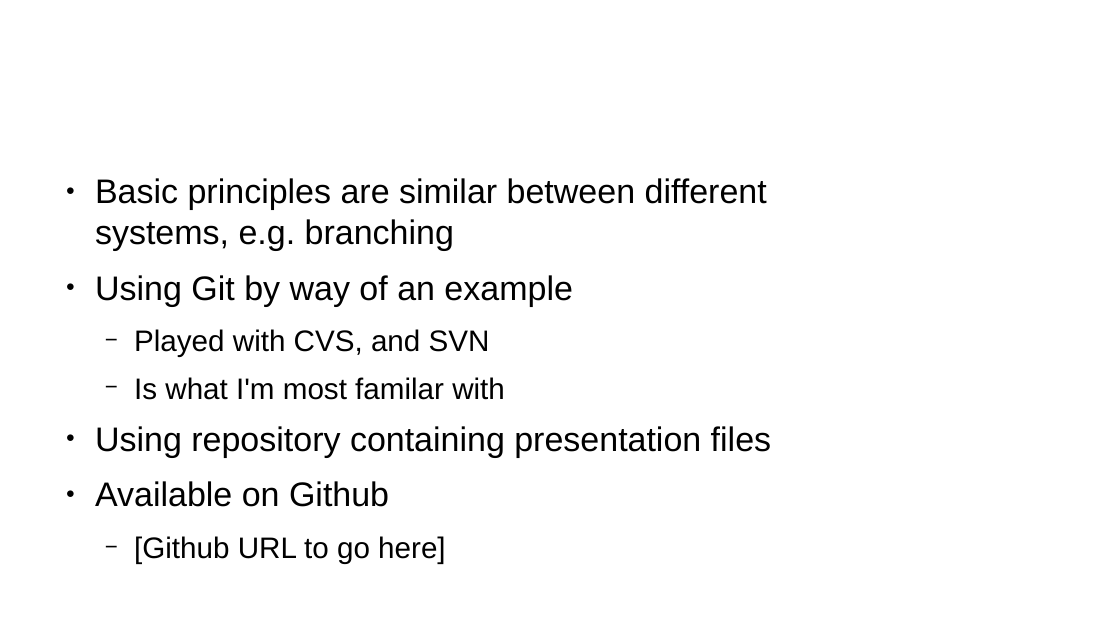
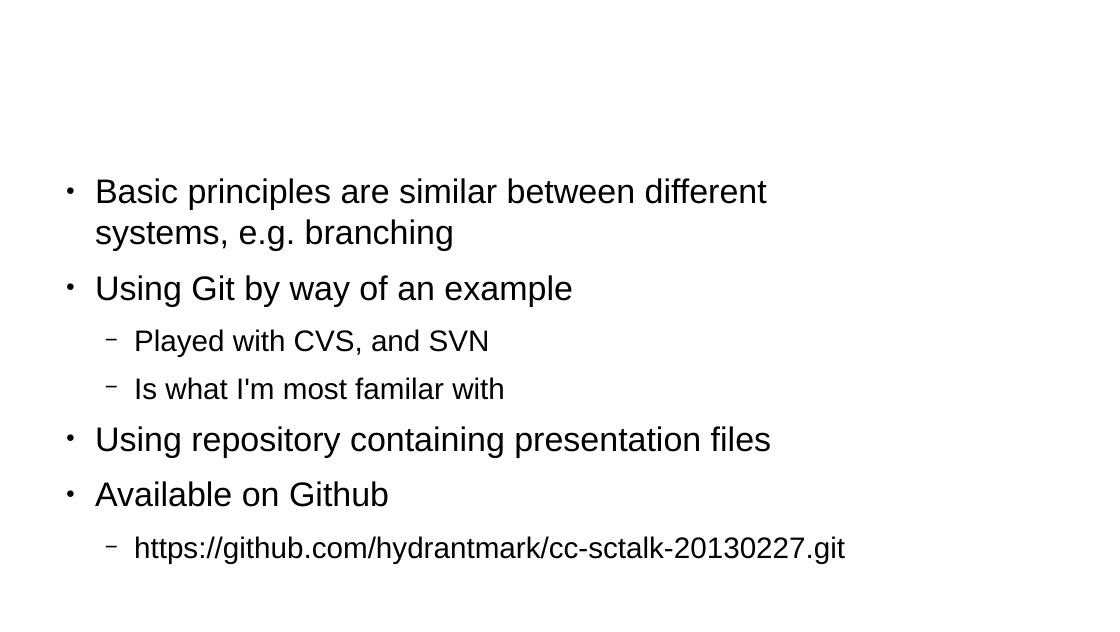
Before and after one commit to hiraethmarkb/cc-sctalk-20130227, a slide deck: slide 15 of sourcecontrol.20130227.odp. Drawn at 1120x632 pixels with LibreOffice and Linux fonts; fonts in the diff are those of the drawing; background and template pictures are left out. Boxes give left, top, right and bottom in pixels: in the first picture for what was removed or moved away, otherwise in the second. Text is boxed around its words. In the diff, an @@ line names an element or a change of style, - is before the commit and + after.

Commit message:
Added github url
modified:   sourcecontrol.20130227.odp

```diff
--- a/sourcecontrol.20130227.odp
+++ b/sourcecontrol.20130227.odp
@@ text at (x1=134, y1=536, x2=845, y2=564): text changed @@
-  − [Github URL to go here]
+  − https://github.com/hydrantmark/cc-sctalk-20130227.git
```
